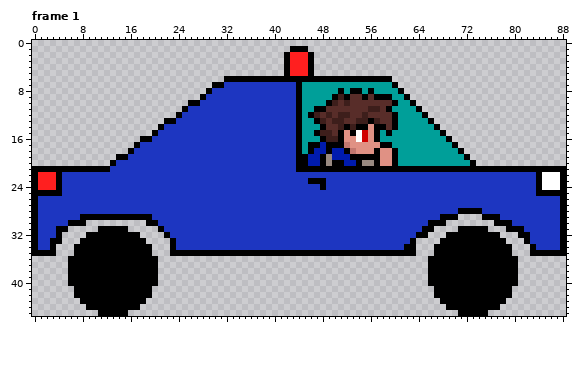
Two states of a animated GIF sprite, images/police_car.gif. The picture above is the old version.
The file is 89x46 pixels, 2 frames. Shown: frame 1. The commit also changed other frames, which this record leaves out.
Now the later version:
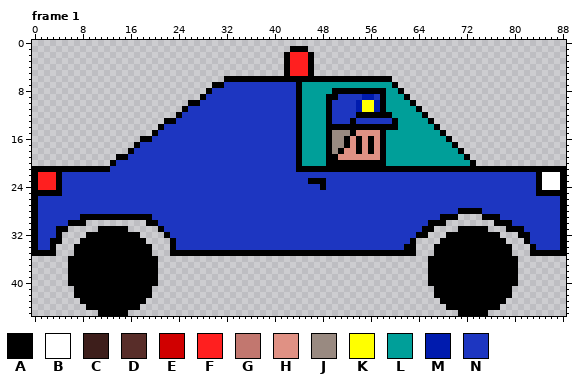
Palette (. is transparent): A #000000  B #ffffff  C #3d1e1b  D #582d29  E #d00000  F #ff1f1f  G #c2776f  H #e09184  J #998a81  K #ffff00  L #009f99  M #001bae  N #1d36c1
Change:
Frame 1:
Colour B becomes colour A in row 16 at x 54.
Colour C becomes colour A in row 12 at x 49 and 55; in row 14 at x 51 and 53; in rows 15 to 16 at x 49.
Colour D becomes colour A in row 10 at x 58; in row 11 at x 49 and 58; in row 12 at x 54 and 56 to 59; in row 13 at x 49 and 53; in row 14 at x 49 to 50 and 59.
Colour G becomes colour A in row 17 at x 52.
Colour H becomes colour A in row 14 at x 56; in row 16 at x 52 and 56; in row 17 at x 54 and 56; in row 18 at x 54, 56 and 58; in rows 19 to 20 at x 58.
Colour J becomes colour A in row 19 at x 49; in row 20 at x 49 and 55 to 56.
Colour L becomes colour A in row 8 at x 50, 52, 55 and 57 to 58; in row 9 at x 49; in rows 15 to 16 at x 58.
Colour M becomes colour A in row 18 at x 51; in row 19 at x 50; in row 20 at x 52 to 53.
Colour A becomes colour H in rows 15 to 16 at x 57; in row 18 at x 52 and 57; in row 19 at x 53 to 57.
Colour B becomes colour H in row 15 at x 54.
Colour E becomes colour H in rows 15 to 16 at x 55.
Colour G becomes colour H in row 18 at x 53.
Colour M becomes colour H in row 19 at x 51 to 52.
Colour A becomes colour J in rows 15 to 16 at x 51; in row 17 at x 50 to 51.
Colour C becomes colour J in row 16 at x 50.
Colour D becomes colour J in row 15 at x 50.
Colour H becomes colour J in row 15 at x 52.
Colour M becomes colour J in row 18 at x 50.
Colour C becomes colour K in row 11 at x 56.
Colour D becomes colour K in row 10 at x 55 to 56; in row 11 at x 55.
Colour A becomes colour L in row 9 at x 59; in row 10 at x 60; in row 11 at x 47 to 48 and 59; in row 12 at x 46 and 60; in row 13 at x 47; in row 14 at x 48.
Colour A becomes colour L in row 15 at x 47 and 59; in row 16 at x 48; in row 17 at x 46 to 47 and 59; in row 18 at x 46 and 60; in rows 19 to 20 at x 45, 48 and 60.
Colour C becomes colour L in row 12 at x 47; in row 13 at x 48; in row 15 at x 48.
Colour D becomes colour L in row 10 at x 59; in row 12 at x 48.
Colour H becomes colour L in rows 18 to 20 at x 59.
Colour M becomes colour L in row 17 at x 48; in row 18 at x 47 to 48; in rows 19 to 20 at x 46 to 47.
Colour A becomes colour M in row 9 at x 55.
Colour C becomes colour M in row 11 at x 57.
Colour D becomes colour M in row 9 at x 56; in row 10 at x 54 and 57; in row 11 at x 54.
Colour A becomes colour N in row 9 at x 52 and 57; in row 13 at x 56.
Colour C becomes colour N in row 9 at x 51; in row 10 at x 50 and 52; in row 12 at x 51 to 52; in row 13 at x 50 to 51, 54 to 55 and 57.
Colour D becomes colour N in row 9 at x 53 to 54; in row 10 at x 51 and 53; in row 11 at x 50 to 53; in row 12 at x 50 and 53; in row 13 at x 52 and 58 to 59.
